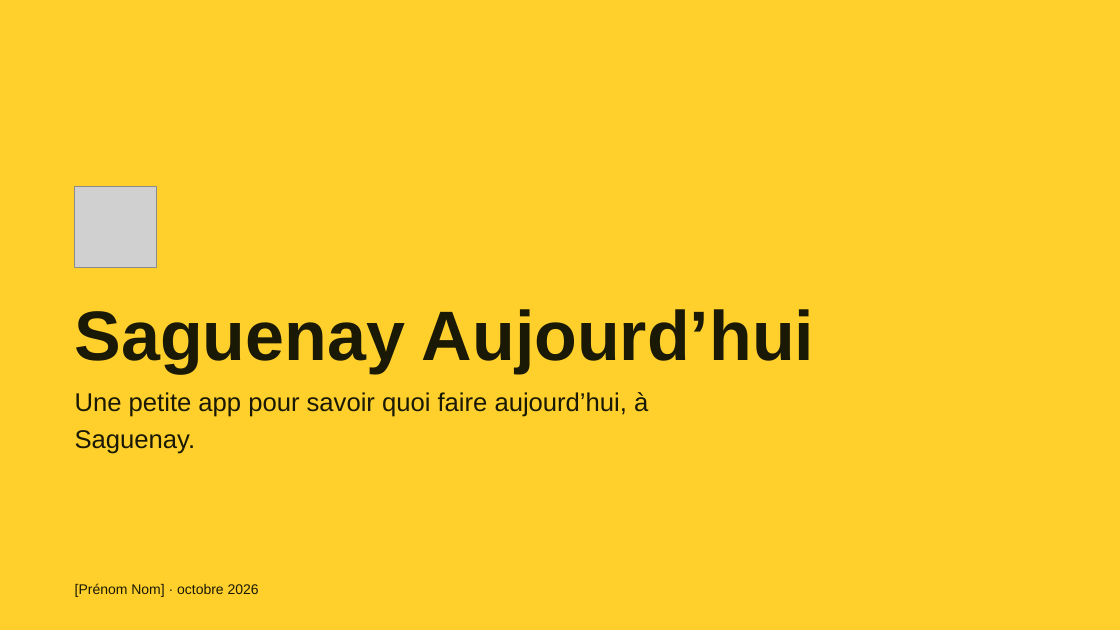
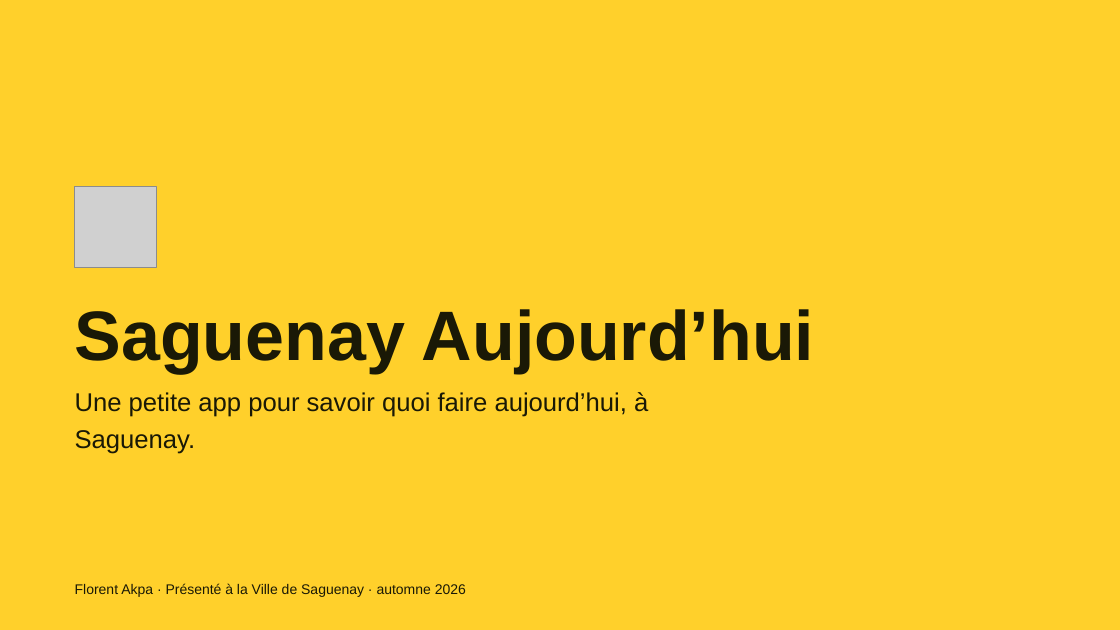
Before and after one commit to gotflo/saguenay_aujourdhui, a slide deck: slide 1 of Saguenay-Aujourdhui.pptx. Drawn at 1120x630 pixels with LibreOffice and Linux fonts; fonts in the diff are those of the drawing; grey boxes stand for pictures. Boxes give left, top, right and bottom in pixels: in the first picture for what was removed or moved away, otherwise in the second. Text is boxed around its words. In the diff, an @@ line names an element or a change of style, - is before the commit and + after.

```diff
--- a/Saguenay-Aujourdhui.pptx
+++ b/Saguenay-Aujourdhui.pptx
@@ text at box(75, 583, 466, 597): text changed @@
-[Prénom Nom] · octobre 2026
+Florent Akpa · Présenté à la Ville de Saguenay · automne 2026
```
Also in this commit, not shown: 2 other slides changed, 2 slides added, 2 other files.
